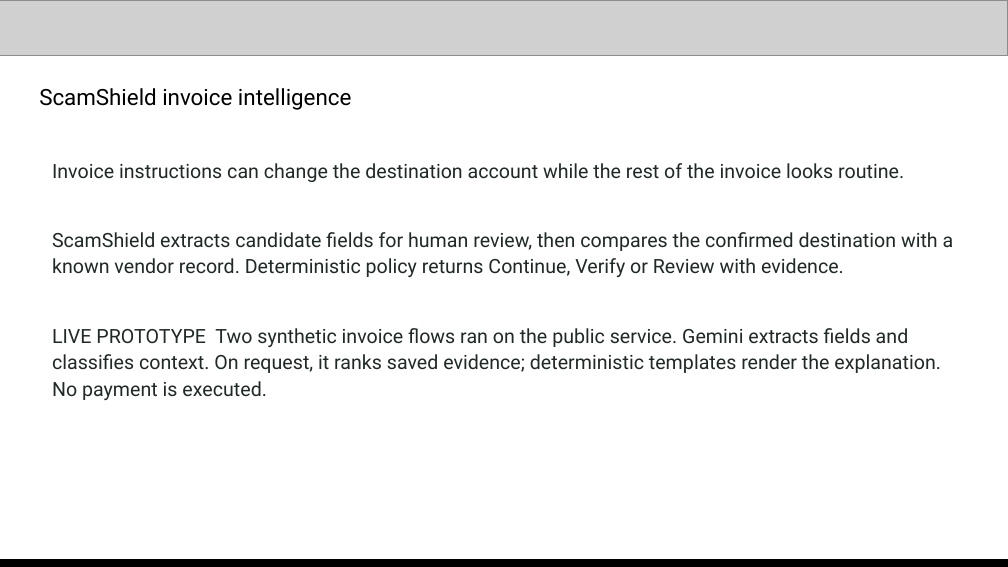
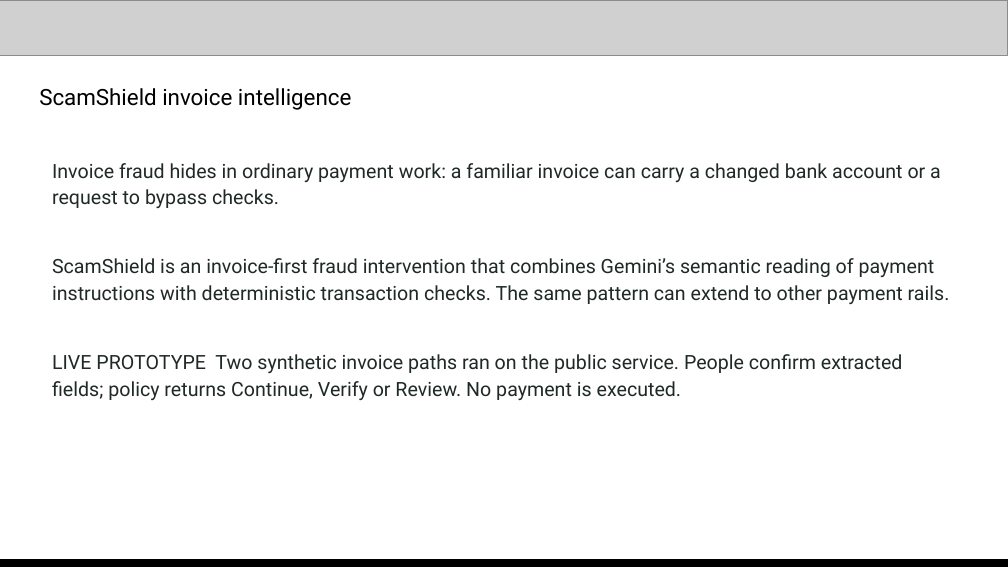
Before and after one commit to NikhilBudaniya/scamshield, a slide deck: slide 2 of artifacts/scamshield-hack2skill-submission.pptx (slide 3 before the commit). Drawn at 1008x567 pixels with LibreOffice and Linux fonts; fonts in the diff are those of the drawing; grey boxes stand for pictures. Boxes give left, top, right and bottom in pixels: in the first picture for what was removed or moved away, otherwise in the second. Text is boxed around its words. In the diff, an @@ line names an element or a change of style, - is before the commit and + after.

Commit message:
Strengthen hybrid fraud pitch with sourced invoice fraud figures

```diff
--- a/artifacts/scamshield-hack2skill-submission.pptx
+++ b/artifacts/scamshield-hack2skill-submission.pptx
@@ text at bbox=[52, 163, 950, 400]: text changed @@
-Invoice instructions can change the destination account while the rest of the invoice looks routine.
-ScamShield extracts candidate fields for human review, then compares the confirmed destination with a known vendor record. Deterministic policy returns Continue, Verify or Review with evidence.
-LIVE PROTOTYPE Two synthetic invoice flows ran on the public service. Gemini extracts fields and classifies context. On request, it ranks saved evidence; deterministic templates render the explanation. No payment is executed.
+Invoice fraud hides in ordinary payment work: a familiar invoice can carry a changed bank account or a request to bypass checks.
+ScamShield is an invoice-first fraud intervention that combines Gemini’s semantic reading of payment instructions with deterministic transaction checks. The same pattern can extend to other payment rails.
+LIVE PROTOTYPE Two synthetic invoice paths ran on the public service. People confirm extracted fields; policy returns Continue, Verify or Review. No payment is executed.
```
Also in this commit, not shown: 7 other slides changed, 2 slides added, 4 slides removed, 3 other files.
